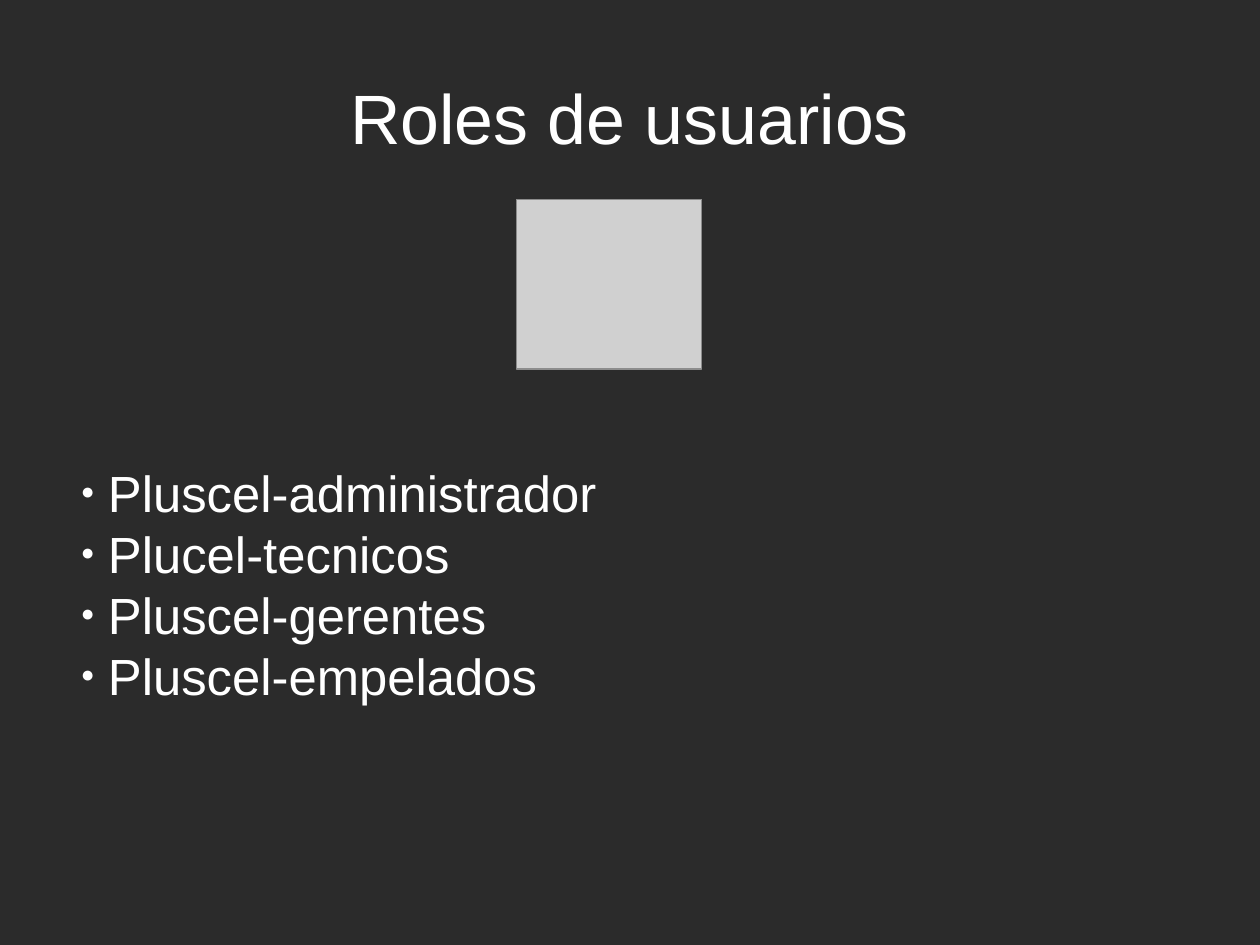
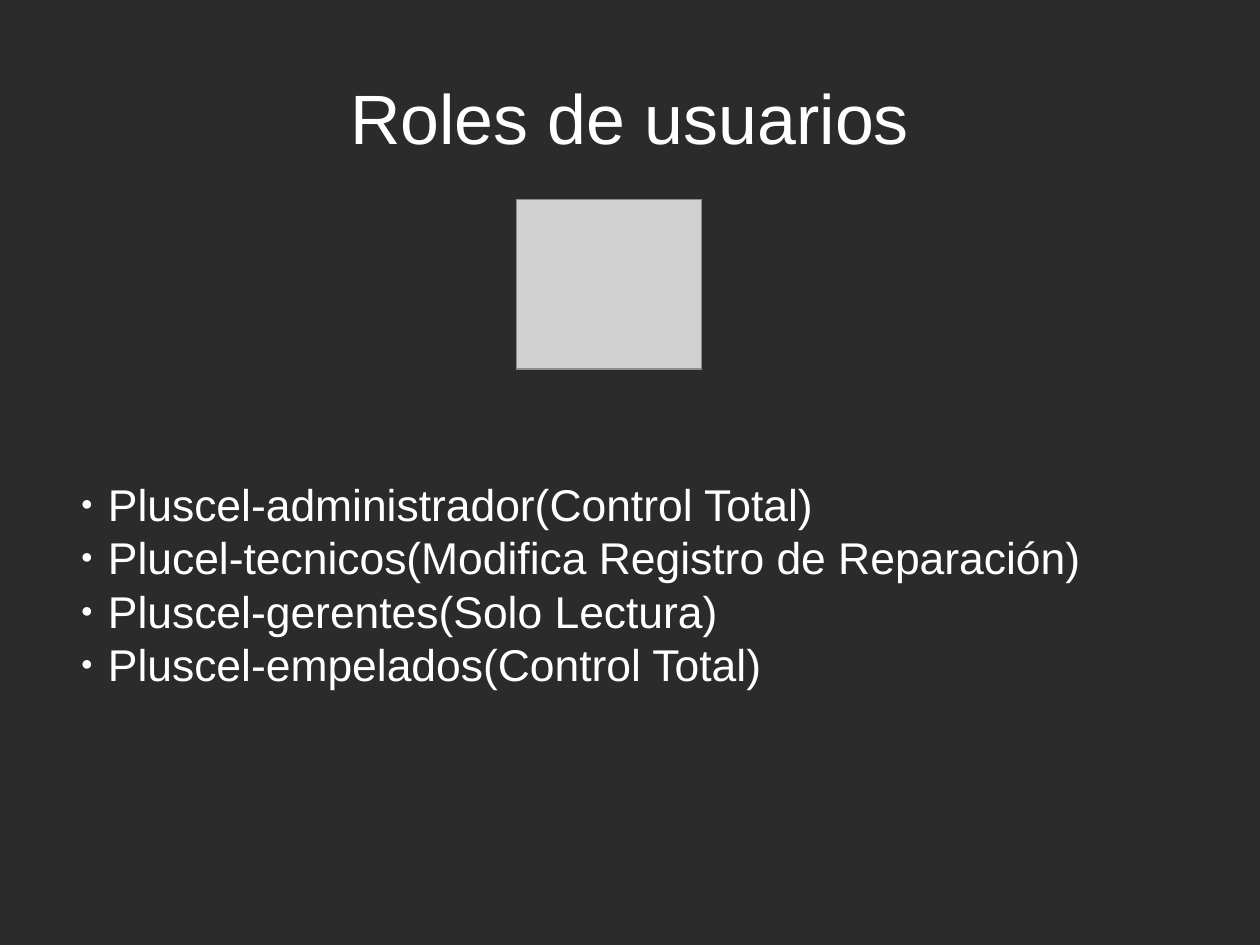
Before and after one commit to PlusCel/PlusCel, a slide deck: slide 11 of presentacion/PresentacionFinal.odp. Drawn at 1260x945 pixels with LibreOffice and Linux fonts; fonts in the diff are those of the drawing; grey boxes stand for pictures; background and template pictures are left out; a plain dark background stands for a picture behind light text. Boxes give left, top, right and bottom in pixels: in the first picture for what was removed or moved away, otherwise in the second. Text is boxed around its words. In the diff, an @@ line names an element or a change of style, - is before the commit and + after.

Commit message:
Subo ultimas modificaciones

```diff
--- a/presentacion/PresentacionFinal.odp
+++ b/presentacion/PresentacionFinal.odp
@@ subtitle at [108, 488, 1080, 690]: text changed; size 32 to 28 pt @@
-● Pluscel-administrador
-● Plucel-tecnicos
-● Pluscel-gerentes
-● Pluscel-empelados
+● Pluscel-administrador(Control Total)
+● Plucel-tecnicos(Modifica Registro de Reparación)
+● Pluscel-gerentes(Solo Lectura)
+● Pluscel-empelados(Control Total)
```
Also in this commit, not shown: 3 other slides changed, 4 slides added, 3 slides removed, 24 other files.
